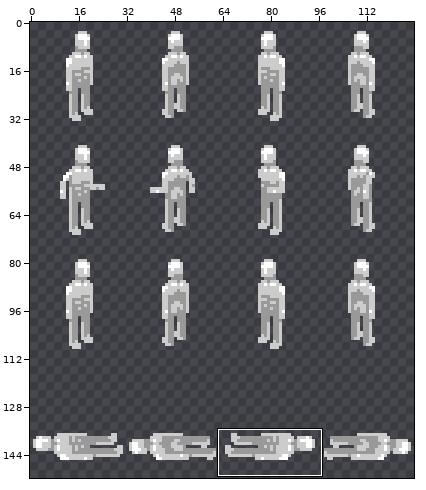
Two versions of one sprite sheet, chars/1.png. Above: a wide view before the commit, with the close-up outlined.
Close-up. As it was:
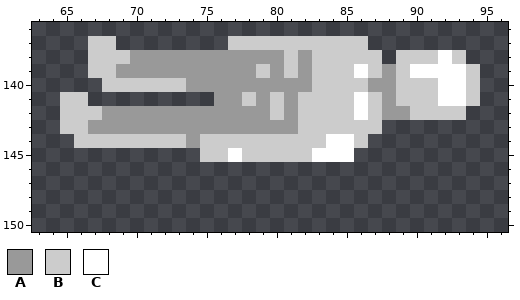
The file is 128x152 pixels. Colours within 5 levels of each other are drawn and written as one. Shown: x 63..96, y 136..150. The commit also changed other parts of the picture, which this record leaves out.
Palette (. is transparent): A #999999  B #cccccc  C #ffffff
Pixels before, first column x 65:
137 ..BB........BBBBBBBBBB........
138 ..BBBAAAAAAAAAAABABBBBB.BBBCB.
139 ..BBAAAAAAAAAABABABBBCBABCCCCB
140 ...BBBBBBAAAAAAAAABBBBAABBBCCB
141 BB.........AABABABBBBCBABBBCCB
142 BBBAAAAAAAAAAAABABBBBCBAABBBB.
143 BBAAAAAAAAAAAAAAABBBBBB.......
144 .BBBBBBBBABBBBBBBBBCCB........
145 ..........BBCBBBBBCCC.........
Once edited:
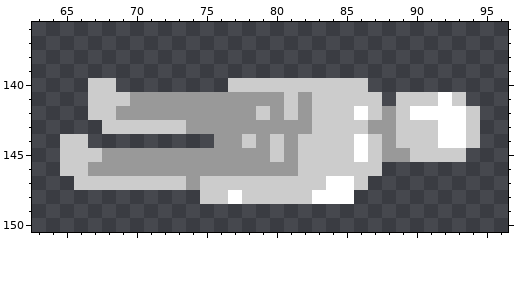
The edit:
y 137: x 67..68 BB -> ..; x 77..86 BBBBBBBBBB -> ..........
y 138: x 67..87 BBBAAAAAAAAAAABABBBBB -> .....................; x 89..93 BBBCB -> .....
y 139: x 67..94 BBAAAAAAAAAABABABBBCBABCCCCB -> ............................
y 140: x 67 . -> B; x 69..82 BBBBBAAAAAAAAA -> ........BBBBBB; x 87..94 AABBBCCB -> ........
y 141: x 65..75 BB......... -> ..BBBAAAAAA; x 78 B -> A; x 80..82 BAB -> ABA; x 86 C -> B; x 88 A -> .; x 93..94 CB -> B.
y 142: x 65..66 BB -> ..; x 68 A -> B; x 79..82 ABAB -> BABA; x 89..94 ABBBB. -> BCCCCB
y 143: x 65..73 BBAAAAAAA -> ...BBBBBB; x 82 B -> A; x 87..94 B....... -> AABBBCCB
y 144: x 65 . -> B; x 67..77 BBBBBBBABBB -> .........AA; x 79 B -> A; x 81 B -> A; x 84..94 CCB........ -> BBCBABBBCCB
y 145: x 65..79 ..........BBCBB -> BBBAAAAAAAAAAAA; x 81 B -> A; x 83..93 CCC........ -> BBBCBAABBBB
y 146: x 65..87 ....................... -> BBAAAAAAAAAAAAAAABBBBBB
y 147: x 66..86 ..................... -> BBBBBBBBABBBBBBBBBCCB
y 148: x 75..85 ........... -> BBCBBBBBCCC
Where, in picture pixels (left, top, right, bottom), the same in both close-ups:
changed: (60, 36, 480, 204)
